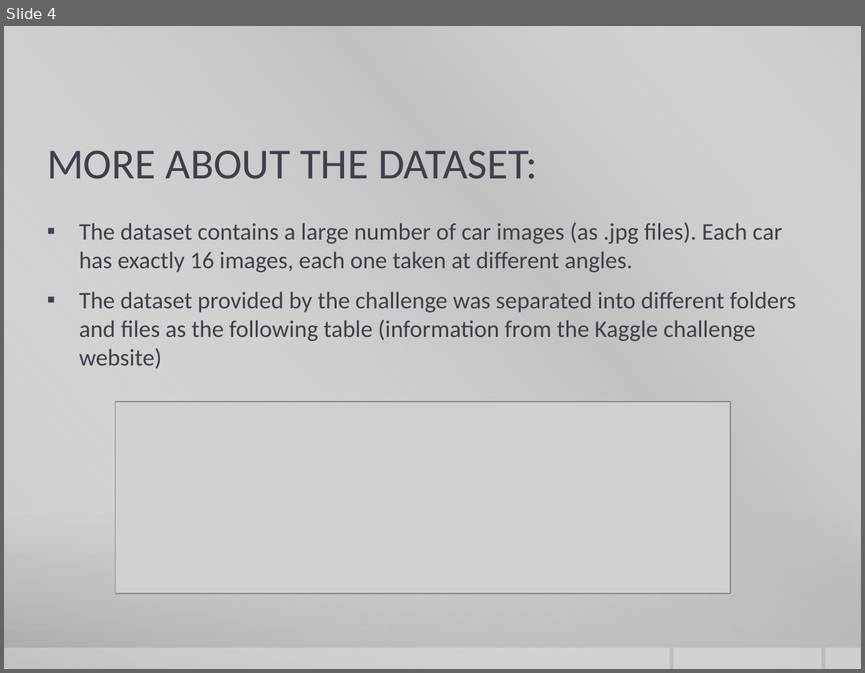
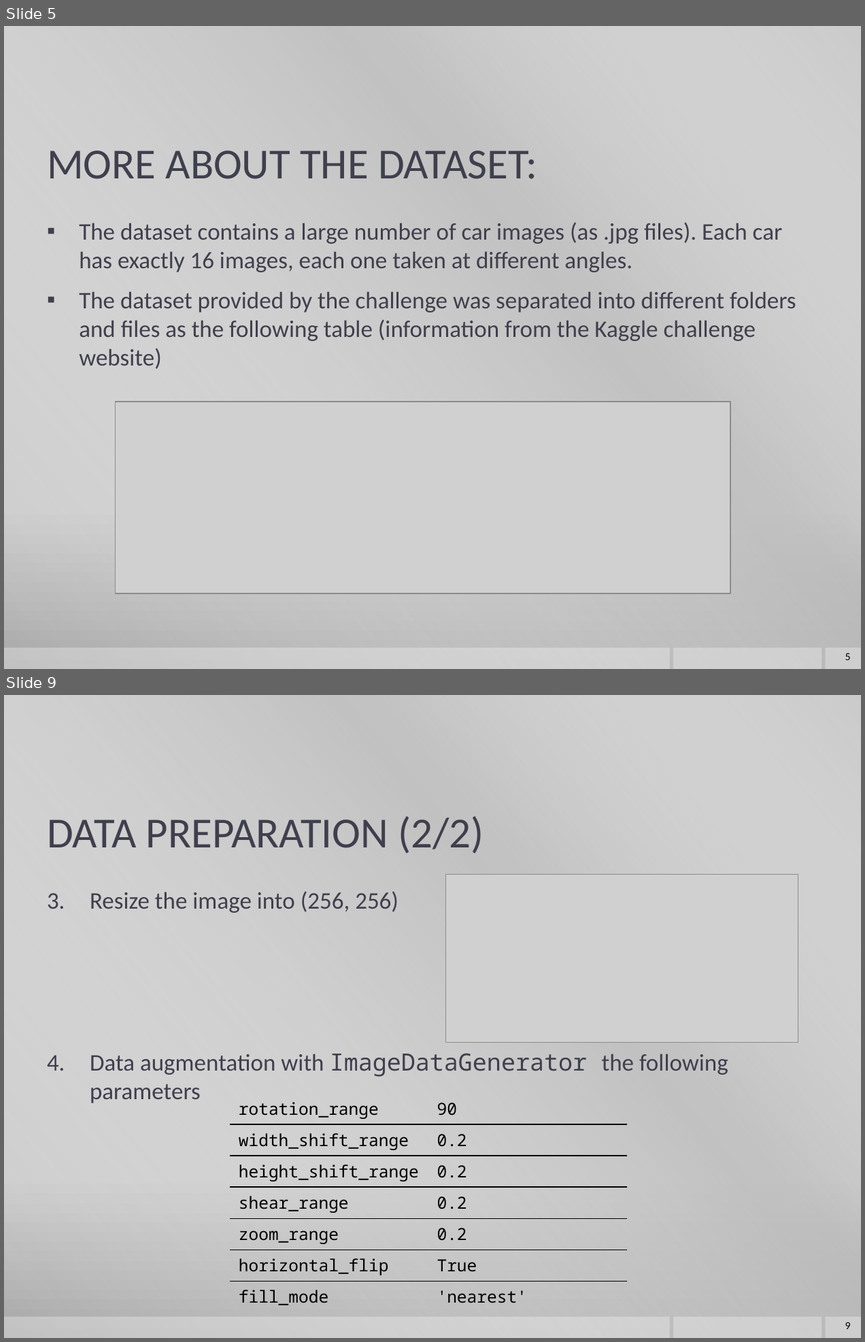
Before and after one commit to yej117/Image_Segmentation_Deep_Learning, a slide deck: IMAGE SEGMENTATION.pptx. Shown one above the other, each under a label of ours: slide 4 before the commit, slides 5 and 9 after it; the slides between them are not shown. The pictures are 865x673 and 865x1342 pixels, drawn with LibreOffice and Linux fonts; fonts in the diff are those of the drawing; grey boxes stand for pictures; background and template pictures are left out. Boxes give left, top, right and bottom in pixels: in the first picture for what was removed or moved away, otherwise in the second. Text is boxed around its words. In the diff, an @@ line names an element or a change of style, - is before the commit and + after.

```diff
--- a/IMAGE SEGMENTATION.pptx
+++ b/IMAGE SEGMENTATION.pptx
@@ slide 9 added at (4,695,861,1338), background gradient #CBCBCB to #C8C8C8 to #A7A7A7; not listed: 4 template elements that a slide beside it also shows @@
@@ title added at (47,816,483,853), 36 pt, text #3F3F4D @@
+DATA PREPARATION (2/2)
@@ picture added at (446,874,798,1042) @@
@@ text added at (90,891,728,1103), 20 pt, text #3F3F4D @@
+3. Resize the image into (256, 256)
+4. Data augmentation with ImageDataGenerator the following parameters
@@ table added at (230,1093,626,1308), 7 rows, 2 columns @@
+rotation_range | 90
+width_shift_range | 0.2
+height_shift_range | 0.2
+shear_range | 0.2
+zoom_range | 0.2
+horizontal_flip | True
+fill_mode | 'nearest'
@@ page number added at (845,1322,851,1329), 9 pt, text #000000 @@
+9
@@ what was slide 4 is now slide 5 @@
@@ slide 5 changed as well @@
@@ page number added at (845,653,851,660), 9 pt, text #000000 @@
+5
```
Also in this commit, not shown: 9 other slides changed, 5 other slides added, 3 slides removed.
